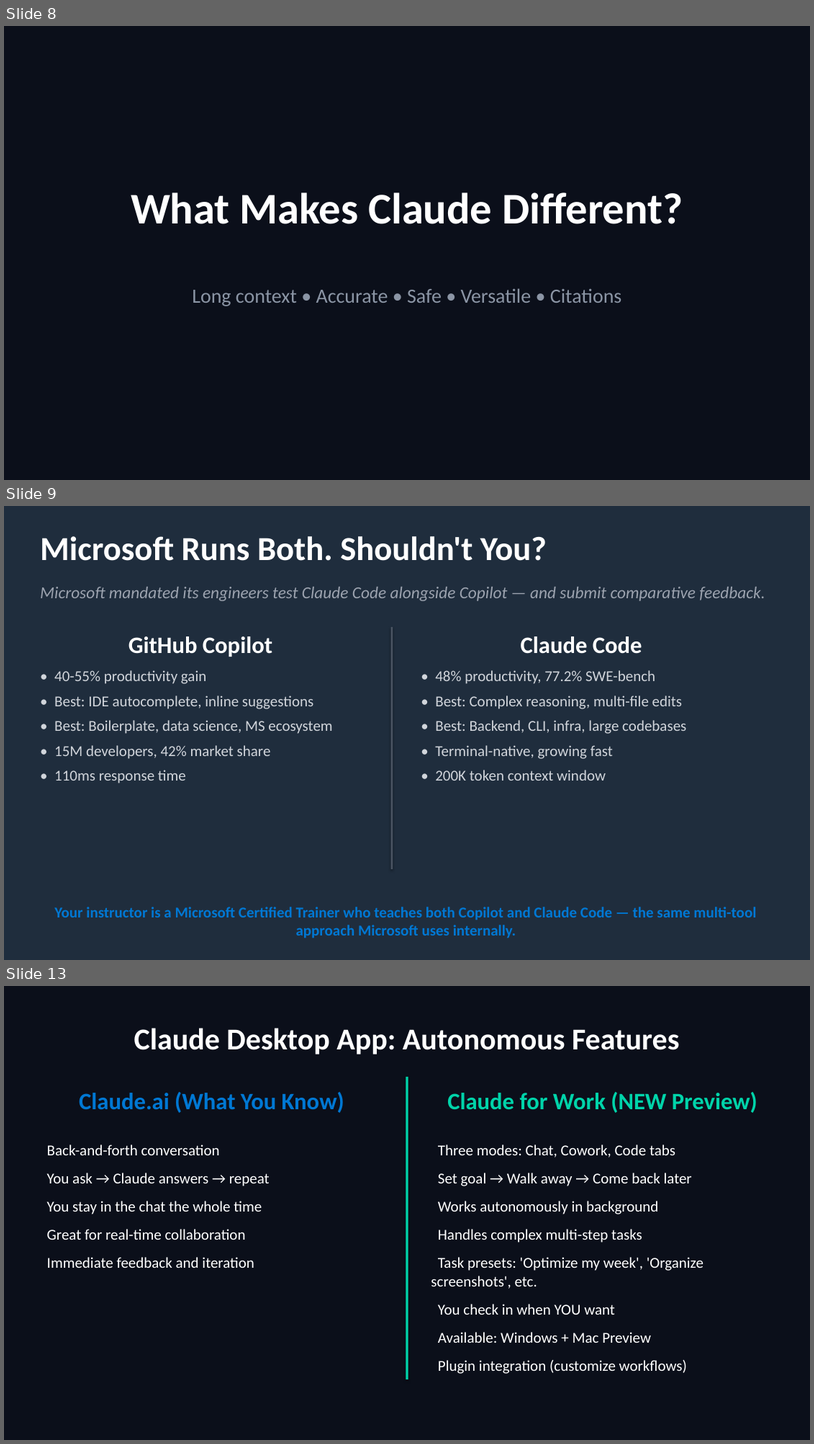
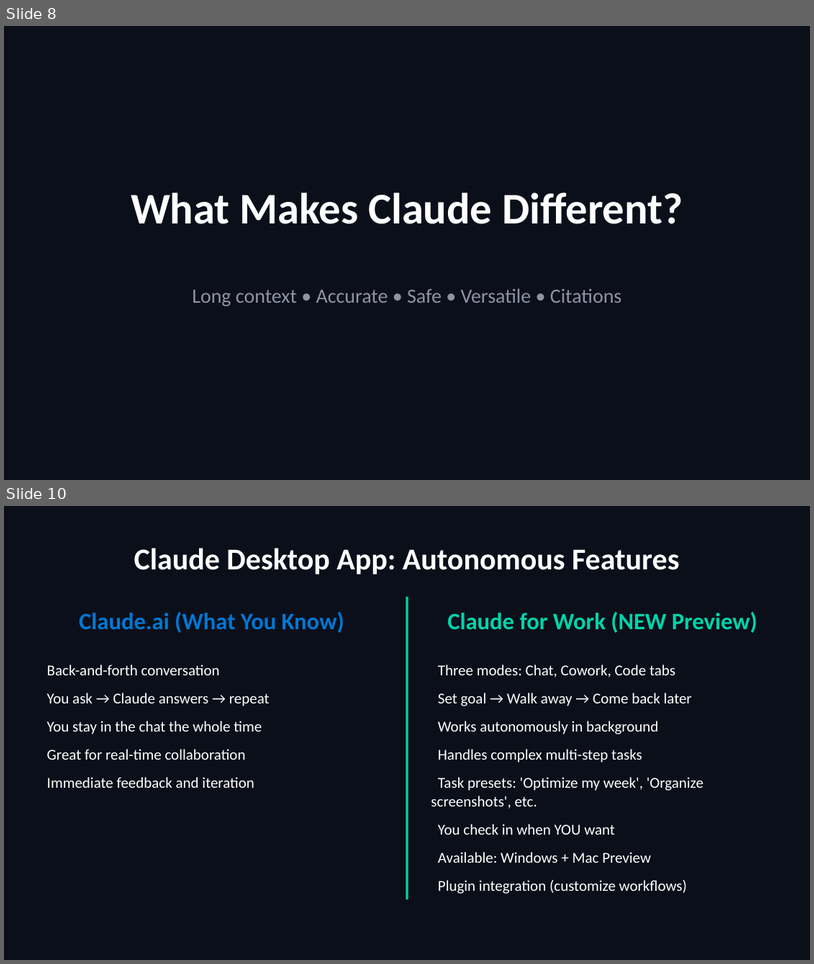
Before and after one commit to scottrhay/AIA-ClaudeCopilot, a slide deck: slides/Day1_Claude_for_Business.pptx. Shown one above the other, each under a label of ours: slides 8, 9 and 13 before the commit, slides 8 and 10 after it; the slides between them are not shown. The pictures are 814x1444 and 814x964 pixels, drawn with LibreOffice and Linux fonts; fonts in the diff are those of the drawing. Boxes give left, top, right and bottom in pixels: in the first picture for what was removed or moved away, otherwise in the second. Text is boxed around its words. In the diff, an @@ line names an element or a change of style, - is before the commit and + after.

```diff
--- a/slides/Day1_Claude_for_Business.pptx
+++ b/slides/Day1_Claude_for_Business.pptx
@@ slide 9 removed at box(4, 506, 810, 960), background #1F2D3D @@
@@ text removed at box(40, 536, 547, 561) @@
-Microsoft Runs Both. Shouldn't You?
@@ text removed at box(40, 587, 765, 601) @@
-Microsoft mandated its engineers test Claude Code alongside Copilot — and submit comparative feedback.
@@ rectangle removed at box(391, 627, 393, 869) @@
@@ text removed at box(129, 636, 273, 656) @@
-GitHub Copilot
@@ text removed at box(521, 636, 643, 654) @@
-Claude Code
@@ text removed at box(54, 670, 332, 783) @@
-• 40-55% productivity gain
-• Best: IDE autocomplete, inline suggestions
-• Best: Boilerplate, data science, MS ecosystem
-• 15M developers, 42% market share
-• 110ms response time
@@ text removed at box(435, 670, 687, 780) @@
-• 48% productivity, 77.2% SWE-bench
-• Best: Complex reasoning, multi-file edits
-• Best: Backend, CLI, infra, large codebases
-• Terminal-native, growing fast
-• 200K token context window
@@ text removed at box(54, 906, 756, 938) @@
-Your instructor is a Microsoft Certified Trainer who teaches both Copilot and Claude Code — the same multi-tool approach Microsoft uses internally.
@@ what was slide 13 is now slide 10 @@
```
Also in this commit, not shown: 2 slides changed, 1 slide added, 2 other slides removed.
